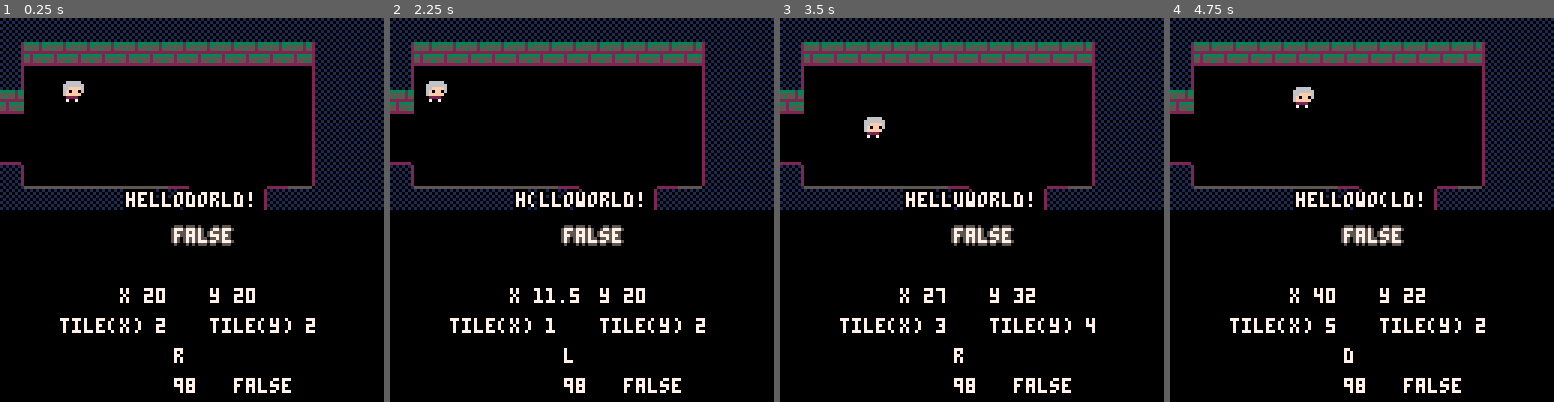
Above: before the commit, frames 1-4 (left to right).
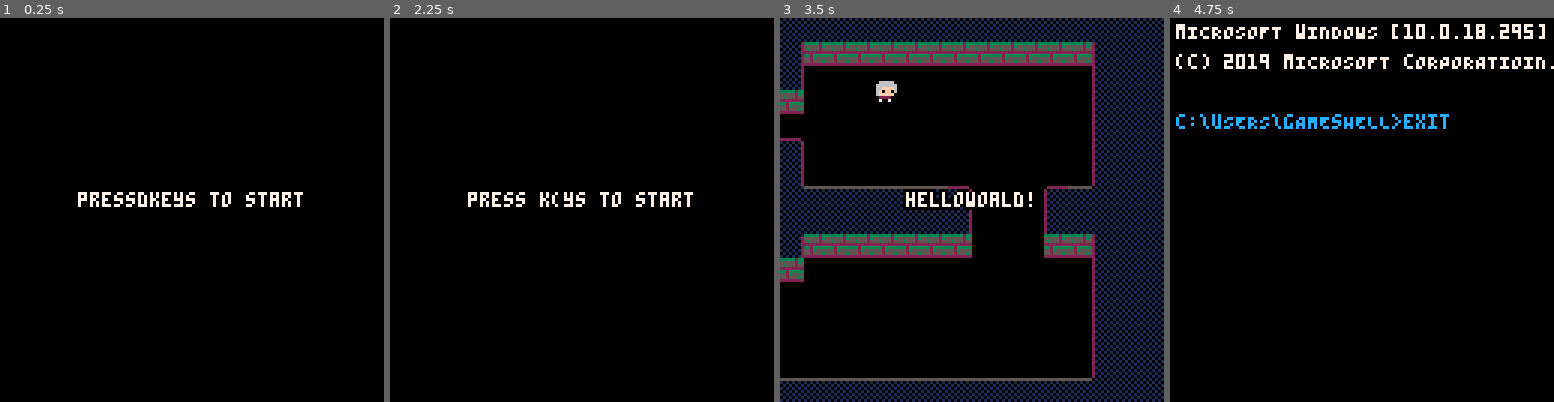
Above: after the commit, the same moments.

Repository: Shiheuan/booom-gamejam-2019
Game: PICO-8 cartridge carts/thegame.p8
Same seed, same stepped clock (60 frames per second), same inputs: the game is played once before the commit and once after it.
Inputs:
- Up to frame 1 (0.25 s): no input
- Up to frame 2 (2.25 s): tap O (Z key) at 0.33, 0.7, 1.43, 2.22 s; tap X (X key) at 1.07, 2.07 s; hold Left from 1.97 s (still down)
- Up to frame 3 (3.5 s): release Left at 2.37 s; tap X (X key) every 0.33 s from 2.4 to 3.4 s; hold Down 2.42-2.82 s; hold Right from 2.87 s (still down); tap O (Z key) at 3.1 s
- Up to frame 4 (4.75 s): release Right at 3.53 s; hold Up 3.58-4.08 s; tap X (X key) every 0.33 s from 3.73 to 4.73 s; tap O (Z key) at 3.98 s; hold Right 4.13-4.53 s; hold Down from 4.58 s (still down)

The runs differ from the first frame. In frame 1, 18% of the frame differs, in the area x 0-100%, y 0-98%; in frame 2, 18%; in frame 3, 16%; in frame 4, 20%.

Commit message:
console func. full screen map.

Diff:
--- a/carts/thegame.p8
+++ b/carts/thegame.p8
@@ -2,39 +2,130 @@
 version 18
 __lua__
 
--- game main loop
+function _init() title_init() end
+
+--> 8
+-- scenes
+-- main game loop
+
+
+function title_init()
+    g_time = 0
+    _update60 = title_update
+    _draw = title_draw
+
+end
+function title_update()
+    g_time+=1
+    if (btn(4) and btn(5)) maingame_init()
+end
+function title_draw()
+    cls()
+    coprint(cor("press keys to start"), 58,80,7,5)
+end
+
 room = {x = 1, y = 0}
 iscoll = false
-
-function _init()
+isready = true
+
+function maingame_init()
+    _update60 = maingame_update
+    _draw = maingame_draw
     player:init()
     load_room(room.x, room.y)
     g_time = 0
 end
 
-function _update60()
+function maingame_update()
     g_time+=1
     player:update()
-end
-
-
-function _draw()
+    if (isready and btnp(4)) then
+        console_init()
+    end
+end
+
+function maingame_draw()
     -- layersort down -> top
     cls()
-    map(room.x*16, room.y*8, 0, 0, 16, 8)
+    map(room.x*16, room.y*16, 0, 0, 16, 16)
     --sspr(8*8, 0, 2*8, 2*8, 40, 40) -- show machine
     player:draw()
-    oprint(tile_flag_at(flr(player.x / 8), flr(player.y / 8), 1), 58,70,7,5)
+    --oprint(tile_flag_at(flr(player.x / 8), flr(player.y / 8), 1), 58,70,7,5)
     coprint(cor("helloworld!"), 58,80,7,5)
-    print("x "..player.x, 40, 90, 7, 5)
-    print("y "..player.y, 70, 90, 7, 5)
-    print(#objects, 58, 120, 7, 5)
-    print(iscoll, 78, 120, 7, 5)
-    print("tile(x) "..flr(player.x / 8), 20, 100, 7, 5)
-    print("tile(y) "..flr(player.y / 8), 70, 100, 7, 5)
-    print(player.dir, 58, 110, 7, 5)
-
-
+    --print("x "..player.x, 40, 90, 7, 5)
+    --print("y "..player.y, 70, 90, 7, 5)
+    --print(#objects, 58, 120, 7, 5)
+    --print(iscoll, 78, 120, 7, 5)
+    --print("tile(x) "..flr(player.x / 8), 20, 100, 7, 5)
+    --print("tile(y) "..flr(player.y / 8), 70, 100, 7, 5)
+    --print(player.dir, 58, 110, 7, 5)
+end
+
+isdone = false
+command_str = ""
+
+function console_init()
+    next_x = 2
+    next_y = 2
+    _update60 = console_update
+    _draw = console_draw
+    title_str = {"mICROSOFT wINDOWS [10.0.18.295]",
+    "(c) 2019 mICROSOFT cORPORATIOIN. cOPY rIGHT.",
+    ""}
+end
+
+command_list = {
+    "cd ..",
+    "top",
+    "ipconfig",
+    "exit",
+}
+command_index = 1
+function console_update()
+    if (btnp(2)) then
+        command_index += 1
+        if (command_index > #command_list) then
+            command_index = 1
+        end
+        command_str = command_list[command_index]
+    elseif (btnp(3)) then
+        command_index -= 1
+        if (command_index < 1) then
+            command_index = #command_list
+        end
+        command_str = command_list[command_index]
+    end
+
+    if (command_index == 4 and btnp(4)) then
+        maingame_init()
+    end
+
+end
+
+function console_draw()
+    cls()
+    console_print(title_str, start_x, start_y)
+    if (command_str ~= "") then
+        command_draw("c:\\uSERS\\gAMEsHELL>"..command_str, next_x, next_y)
+    else
+        command_draw("c:\\uSERS\\gAMEsHELL>", next_x, next_y)
+    end
+end
+
+start_x = 2
+start_y = 2
+
+function command_draw(str, x, y)
+    print(str, x, y, 12)
+end
+
+function console_print(str , x, y)
+    local temp_x, temp_y = x, y
+    for i=1, #str do
+        print(str[i], temp_x, temp_y, 7)
+        temp_y += 10
+    end
+    next_x, next_y = temp_x, temp_y
 end
 
 --> 8
@@ -98,12 +189,12 @@
     elseif (self.x < 0) then
         load_room(room.x-1, room.y)
         self:init(120, self.y)
-    elseif (self.y >= 56) then
+    elseif (self.y >= 120) then
         load_room(room.x, room.y+1)
         self:init(self.x, 0)
     elseif (self.y < 0) then
         load_room(room.x, room.y-1)
-        self:init(self.x, 56)
+        self:init(self.x, 120)
     end
 
 end
@@ -125,7 +216,7 @@
 
 function tile_at(x, y)
     -- todo: motify each room
-    size={x=16,y=8}
+    size={x=16,y=16}
     return mget(room.x*size.x + x, room.y*size.y + y)
 end
 
@@ -262,8 +353,8 @@
 1312000000000000000000141313131312c00000000000000000000000141313131313131300000000000000000000000000000000000000000000000000000000000000000000000000000000000000000000000000000000000000000000000000000000000000000000000000000000000000000000000000000000000000
 131200000000030000000001010101010100c0c0000000000000000000141313131313131300000000000000000000000000000000000000000000000000000000000000000000000000000000000000000000000000000000000000000000000000000000000000000000000000000000000000000000000000000000000000
 13120000030000030000000000c0c0c0c0c0c000000000000000000000141313131313131300000000000000000000000000000000000000000000000000000000000000000000000000000000000000000000000000000000000000000000000000000000000000000000000000000000000000000000000000000000000000
-13120000000000000000031523232323c0c00000000000000000000000141313131313131300000000000000000000000000000000000000000000000000000000000000000000000000000000000000000000000000000000000000000000000000000000000000000000000000000000000000000000000000000000000000
-1313232323232323232323131313131316000000000000000000000000141313131313131300000000000000000000000000000000000000000000000000000000000000000000000000000000000000000000000000000000000000000000000000000000000000000000000000000000000000000000000000000000000000
+1312000000000000000003152323232316c00000000000000000000000141313131313131300000000000000000000000000000000000000000000000000000000000000000000000000000000000000000000000000000000000000000000000000000000000000000000000000000000000000000000000000000000000000
+1313232323232323232323131313131312000000000000000000000000141313131313131300000000000000000000000000000000000000000000000000000000000000000000000000000000000000000000000000000000000000000000000000000000000000000000000000000000000000000000000000000000000000
 1313131313131313131313131313131313232323232323160000001523131313131313131300000000000000000000000000000000000000000000000000000000000000000000000000000000000000000000000000000000000000000000000000000000000000000000000000000000000000000000000000000000000000
 1313131313131313131313131313131313131313131313120000001413131313131313131300000000000000000000000000000000000000000000000000000000000000000000000000000000000000000000000000000000000000000000000000000000000000000000000000000000000000000000000000000000000000
 1313131313131313131313131313131302010101010101010000000101141313131313131300000000000000000000000000000000000000000000000000000000000000000000000000000000000000000000000000000000000000000000000000000000000000000000000000000000000000000000000000000000000000
@@ -272,4 +363,19 @@
 1200000000000000000000000000000000000000000000000000000000141313131313131300000000000000000000000000000000000000000000000000000000000000000000000000000000000000000000000000000000000000000000000000000000000000000000000000000000000000000000000000000000000000
 1316000000000000000000000000000000000000000000000000000000141313131313131300000000000000000000000000000000000000000000000000000000000000000000000000000000000000000000000000000000000000000000000000000000000000000000000000000000000000000000000000000000000000
 1312000000030000030000000000000000000000000000000000000000141313131313131300000000000000000000000000000000000000000000000000000000000000000000000000000000000000000000000000000000000000000000000000000000000000000000000000000000000000000000000000000000000000
-1313232323232323232323232323232323232323232323232323232323131313131313131300000000000000000000000000000000000000000000000000000000000000000000000000000000000000000000000000000000000000000000000000000000000000000000000000000000000000000000000000000000000000
+1313232323231603001523232323232323232323232323232323232323131313131313131300000000000000000000000000000000000000000000000000000000000000000000000000000000000000000000000000000000000000000000000000000000000000000000000000000000000000000000000000000000000000
+1313131313131200001413131313131313131313131313131313131313131313131313131300000000000000000000000000000000000000000000000000000000000000000000000000000000000000000000000000000000000000000000000000000000000000000000000000000000000000000000000000000000000000
+1201010101010100000101010101010101010101010101010101010101141313131313131300000000000000000000000000000000000000000000000000000000000000000000000000000000000000000000000000000000000000000000000000000000000000000000000000000000000000000000000000000000000000
+1200000000000000000000000000000000000000000000000000000000141313131313131300000000000000000000000000000000000000000000000000000000000000000000000000000000000000000000000000000000000000000000000000000000000000000000000000000000000000000000000000000000000000
+1200000000000000000000000000000000000000000000000000000000141313131313131300000000000000000000000000000000000000000000000000000000000000000000000000000000000000000000000000000000000000000000000000000000000000000000000000000000000000000000000000000000000000
+1200000000000000000000000000000000000000000000000000000000141313131313131300000000000000000000000000000000000000000000000000000000000000000000000000000000000000000000000000000000000000000000000000000000000000000000000000000000000000000000000000000000000000
+1200000000000000000000000000000000000000000000000000000000141313131313131300000000000000000000000000000000000000000000000000000000000000000000000000000000000000000000000000000000000000000000000000000000000000000000000000000000000000000000000000000000000000
+1200000000000000000000000000000000000000000000000000000015131313131313131300000000000000000000000000000000000000000000000000000000000000000000000000000000000000000000000000000000000000000000000000000000000000000000000000000000000000000000000000000000000000
+1200000000000000000000000000000000000000000000000000000014131313131313131300000000000000000000000000000000000000000000000000000000000000000000000000000000000000000000000000000000000000000000000000000000000000000000000000000000000000000000000000000000000000
+1200000000000000000000000000000000000000000000000000000014131313131313131300000000000000000000000000000000000000000000000000000000000000000000000000000000000000000000000000000000000000000000000000000000000000000000000000000000000000000000000000000000000000
+1200000000000000000000000000000000000000000000000000000014131313131313131300000000000000000000000000000000000000000000000000000000000000000000000000000000000000000000000000000000000000000000000000000000000000000000000000000000000000000000000000000000000000
+1200000000000000000000000000000000000000000000000000000014131313131313131300000000000000000000000000000000000000000000000000000000000000000000000000000000000000000000000000000000000000000000000000000000000000000000000000000000000000000000000000000000000000
+1200000000000000000000000000000000000000000000000000000014131313131313131300000000000000000000000000000000000000000000000000000000000000000000000000000000000000000000000000000000000000000000000000000000000000000000000000000000000000000000000000000000000000
+1200000000000000000000000000000000000000000000000000000001011413131313131300000000000000000000000000000000000000000000000000000000000000000000000000000000000000000000000000000000000000000000000000000000000000000000000000000000000000000000000000000000000000
+1200000000000000000000000000000000000000000000000000000000001413131313131300000000000000000000000000000000000000000000000000000000000000000000000000000000000000000000000000000000000000000000000000000000000000000000000000000000000000000000000000000000000000
+1323232323232323232323232323232323232323232323232323232323231313131313131300000000000000000000000000000000000000000000000000000000000000000000000000000000000000000000000000000000000000000000000000000000000000000000000000000000000000000000000000000000000000
Not shown, changed: config.txt
Not shown, changed: log.txt
